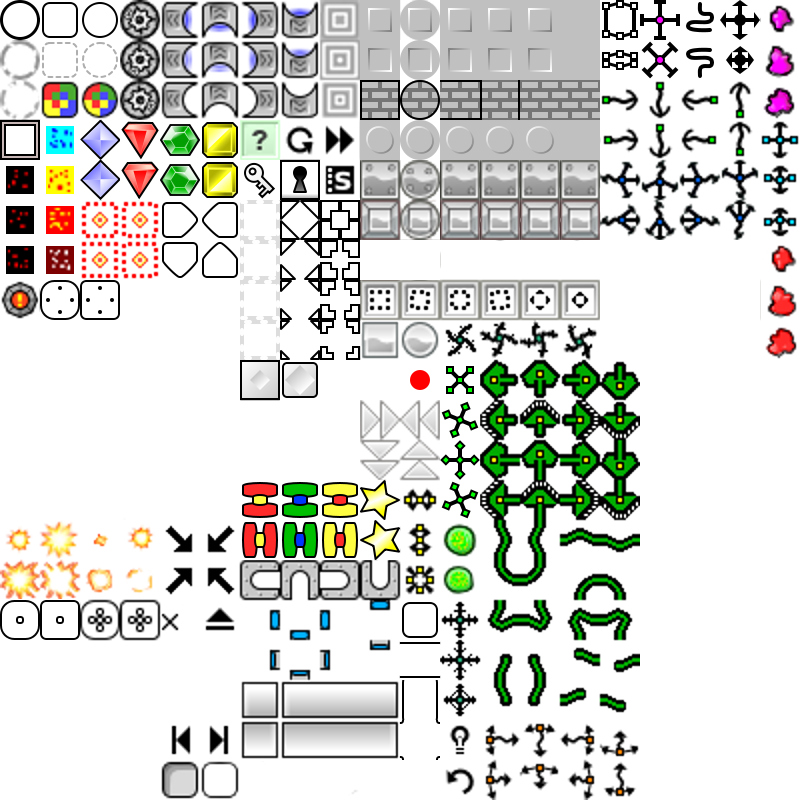
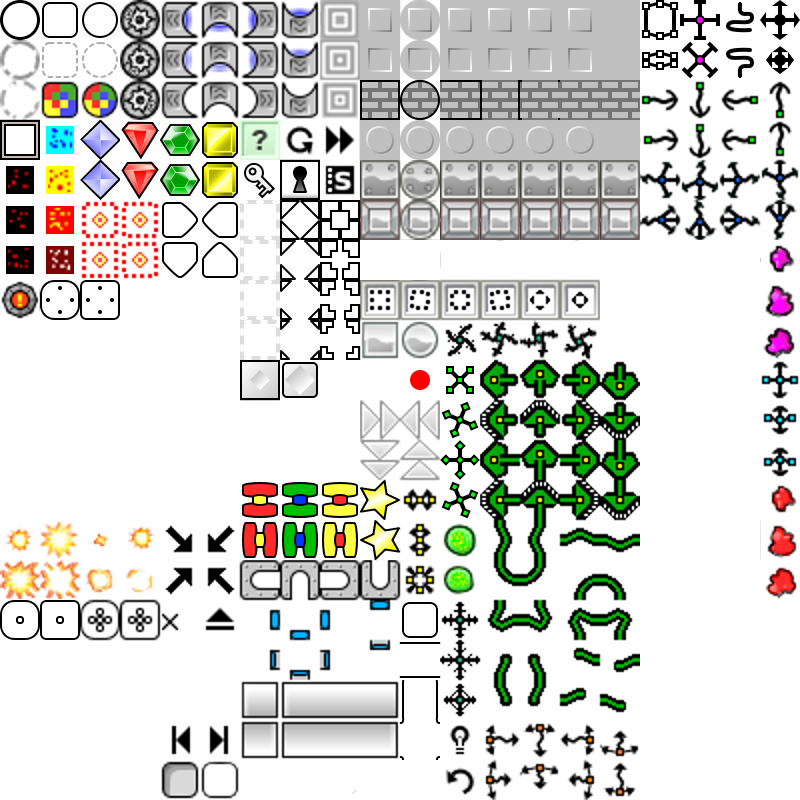
Layered file, before and after one edit (800 x 800). Changes by layer:
painted on "Capa nueva#1" over [520, 0, 800, 599]
